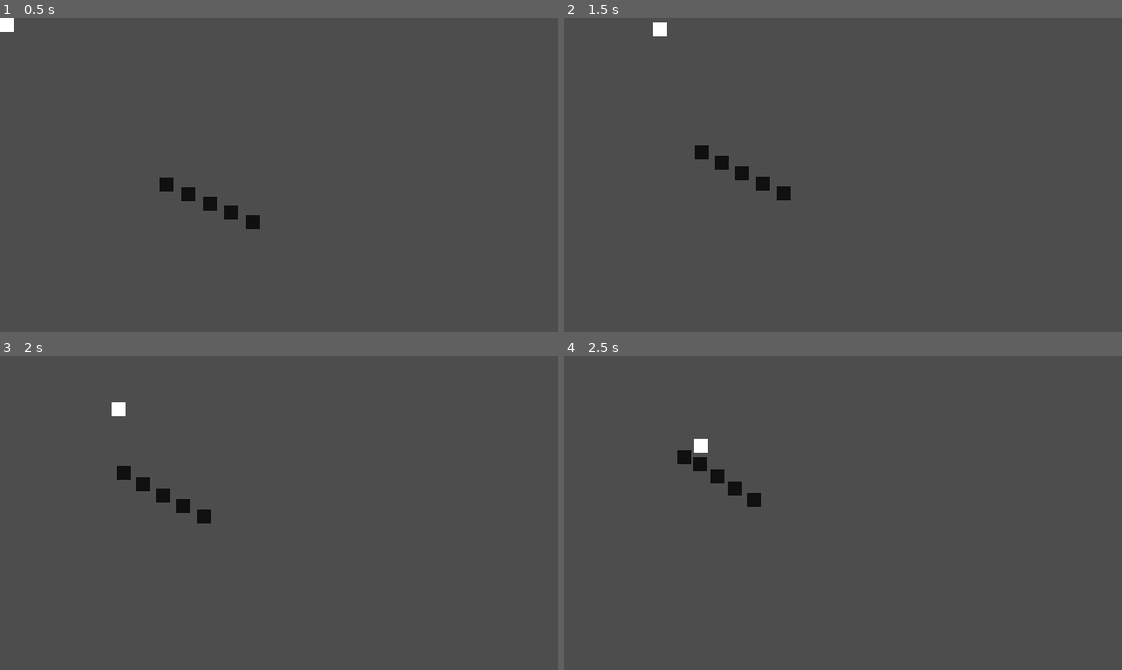
Above: before the commit, frames 1-4 (two rows, left to right).
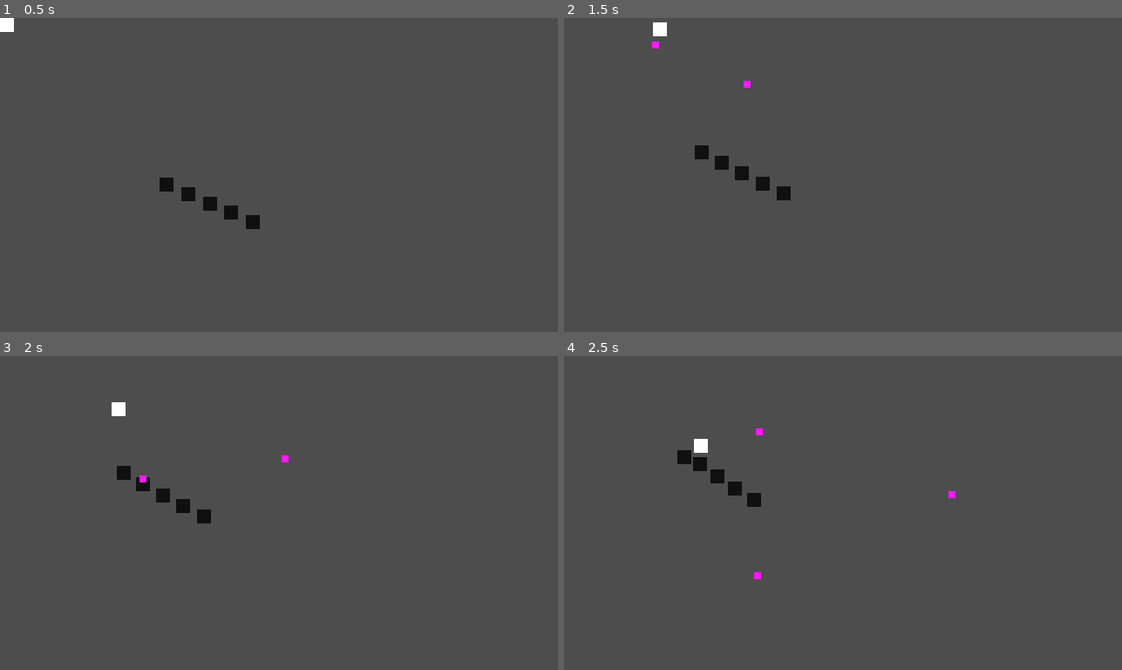
Above: after the commit, the same moments.

Repository: hkattt/fallen-angel
Game: Godot game, scene res://scenes/game.tscn
Same seed, same stepped clock (60 frames per second), same inputs: the game is played once before the commit and once after it.
Inputs (mouse positions are in pixels of both pictures, inside the frame that each line leads up to):
- Up to frame 1 (0.5 s): no input
- Up to frame 2 (1.5 s): move the mouse to (965, 159) at 0.52 s; hold D (move_right) 0.53-1.28 s; click (965, 159) at 0.6 s; move the mouse to (731, 190) at 1.27 s; hold S (move_down) from 1.28 s (still down); click (731, 190) at 1.35 s
- Up to frame 3 (2 s): keep holding S (move_down)
- Up to frame 4 (2.5 s): move the mouse to (898, 443) at 2.02 s; release S (move_down) at 2.03 s; hold D (move_right) from 2.03 s (still down); click (898, 443) at 2.1 s

Frame 1 is identical in both runs. In frame 2, less than 0.1% of the frame differs, in the area x 15-34%, y 7-23%; in frame 3, less than 0.1%; in frame 4, less than 0.1%, in the area x 34-71%, y 23-72%.

Commit message:
7 - Bullet movement

Diff:
--- /dev/null
+++ b/src/scenes/bullets/bullet.gd
@@ -0,0 +1,21 @@
+class_name Bullet extends Area2D
+
+const bullet_scene: PackedScene = preload("res://scenes/bullets/bullet.tscn")
+
+const MAX_SPEED: float = 250
+
+var direction: Vector2 = Vector2.ZERO
+var _velocity: Vector2 = Vector2.ZERO
+
+static func create(p_position: Vector2, p_direction: Vector2) -> Bullet:
+	var bullet: Bullet = bullet_scene.instantiate()
+	bullet.global_position = p_position
+	bullet.direction = p_direction
+	return bullet
+
+func _ready() -> void:
+	pass
+
+func _physics_process(delta: float) -> void:
+	_velocity = MAX_SPEED * direction
+	translate(_velocity * delta)
--- /dev/null
+++ b/src/scenes/bullets/bullet.tscn
@@ -0,0 +1,17 @@
+[gd_scene load_steps=3 format=3 uid="uid://bwundq4jw1i0i"]
+
+[ext_resource type="Script" uid="uid://nygoj66wbi4o" path="res://scenes/bullets/bullet.gd" id="1_2flq5"]
+
+[sub_resource type="RectangleShape2D" id="RectangleShape2D_sunn7"]
+size = Vector2(8, 8)
+
+[node name="Bullet" type="Area2D"]
+script = ExtResource("1_2flq5")
+
+[node name="Polygon2D" type="Polygon2D" parent="."]
+color = Color(1, 0.105882, 1, 1)
+polygon = PackedVector2Array(0, 0, 8, 0, 8, 8, 0, 8)
+
+[node name="CollisionShape2D" type="CollisionShape2D" parent="."]
+position = Vector2(4, 4)
+shape = SubResource("RectangleShape2D_sunn7")
--- a/src/scenes/character/character.tscn
+++ b/src/scenes/character/character.tscn
@@ -1,6 +1,7 @@
-[gd_scene load_steps=3 format=3 uid="uid://xb2t0n7vd7jp"]
+[gd_scene load_steps=4 format=3 uid="uid://xb2t0n7vd7jp"]
 
 [ext_resource type="Script" uid="uid://cyd1pr7nnloq0" path="res://scenes/character/character.gd" id="1_6nn2t"]
+[ext_resource type="PackedScene" uid="uid://bf6qv2igw4tlr" path="res://scenes/guns/gun.tscn" id="2_cuyo6"]
 
 [sub_resource type="RectangleShape2D" id="RectangleShape2D_6nn2t"]
 size = Vector2(16, 16)
@@ -15,3 +16,5 @@
 position = Vector2(8, 8)
 scale = Vector2(0.986286, 1)
 shape = SubResource("RectangleShape2D_6nn2t")
+
+[node name="Gun" parent="." instance=ExtResource("2_cuyo6")]
--- /dev/null
+++ b/src/scenes/guns/gun.gd
@@ -0,0 +1,7 @@
+class_name Gun extends Node2D
+
+func _process(_delta: float) -> void:
+	if Input.is_action_just_pressed("shoot"):
+		var direction: Vector2 = (get_global_mouse_position() - global_position).normalized()
+		var bullet: Bullet = Bullet.create(global_position, direction)
+		get_tree().current_scene.add_child(bullet)
--- /dev/null
+++ b/src/scenes/guns/gun.tscn
@@ -0,0 +1,6 @@
+[gd_scene load_steps=2 format=3 uid="uid://bf6qv2igw4tlr"]
+
+[ext_resource type="Script" uid="uid://c05prbrixsfx6" path="res://scenes/guns/gun.gd" id="1_nl5e6"]
+
+[node name="Gun" type="Node2D"]
+script = ExtResource("1_nl5e6")
Not shown, added: src/scenes/bullets/bullet.gd.uid
Not shown, added: src/scenes/guns/gun.gd.uid
